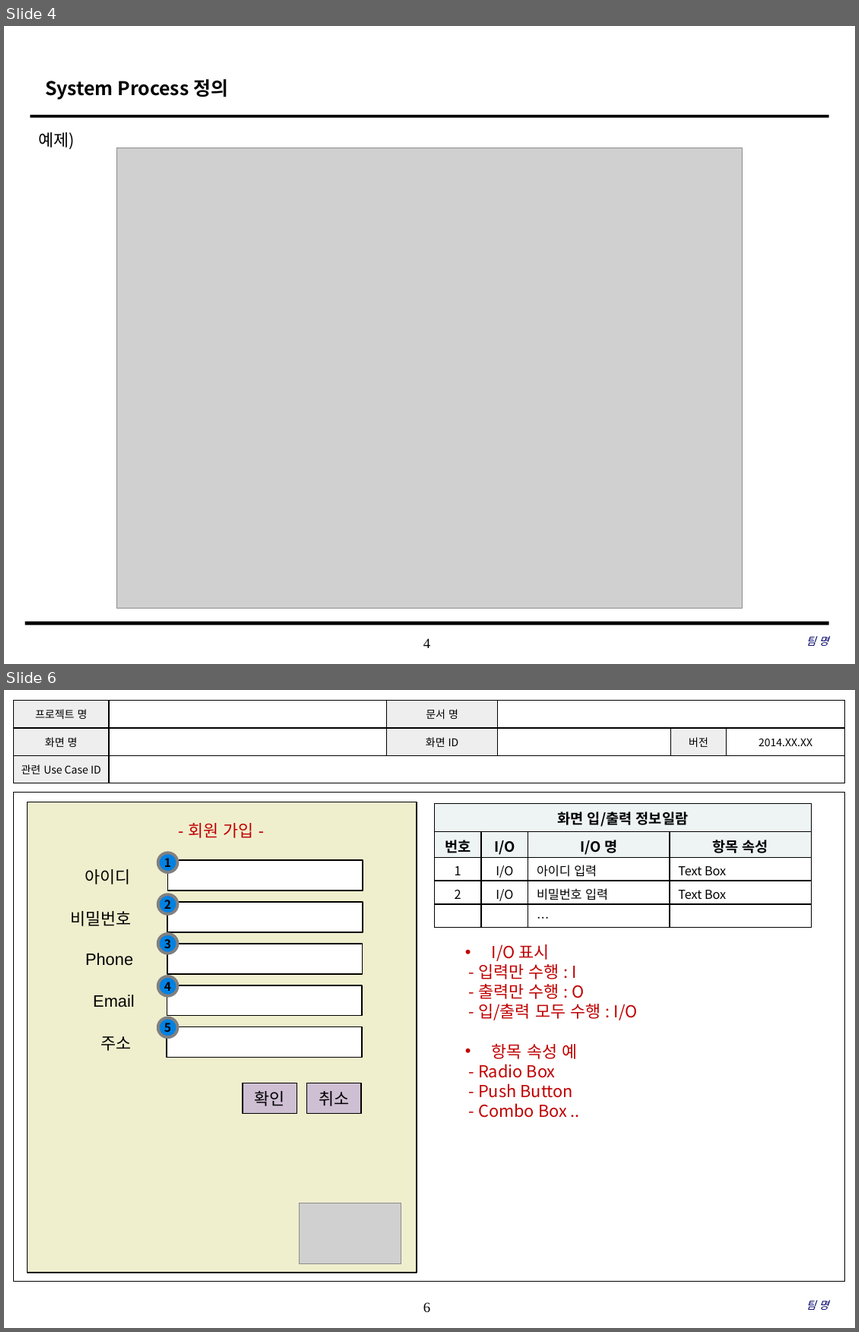
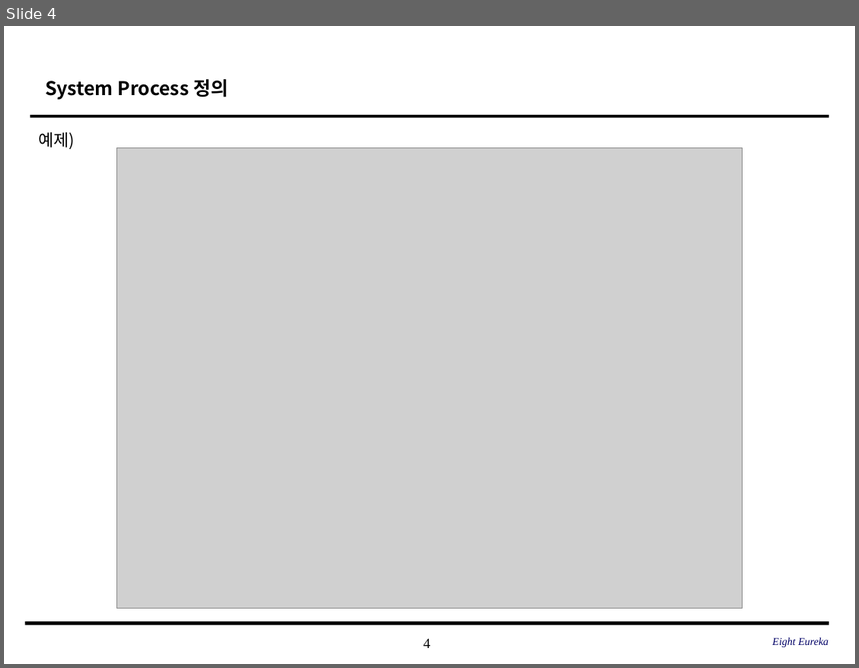
Before and after one commit to SE-admin/8, a slide deck: doc/3_ 설계서/UI Design Template.pptx. Shown one above the other, each under a label of ours: slides 4 and 6 before the commit, slide 4 after it; the slides between them are not shown. The pictures are 859x1332 and 859x668 pixels, drawn with LibreOffice and Linux fonts; fonts in the diff are those of the drawing; grey boxes stand for pictures; background and template pictures are left out. Boxes give left, top, right and bottom in pixels: in the first picture for what was removed or moved away, otherwise in the second. Text is boxed around its words. In the diff, an @@ line names an element or a change of style, - is before the commit and + after.

```diff
--- a/doc/3_ 설계서/UI Design Template.pptx
+++ b/doc/3_ 설계서/UI Design Template.pptx
@@ slide 6 removed at <box>4,690,855,1328</box>, background #FFFFFF; not listed: 1 template element that a slide beside it also shows @@
@@ table removed at <box>13,700,844,783</box>, 3 rows, 6 columns @@
-프로젝트 명 |  | 문서 명 |  |  | 
-화면 명 |  | 화면 ID |  | 버전 | 2014.XX.XX
-관련 Use Case ID |  |  |  |  | 
@@ rectangle removed at <box>13,792,845,1281</box> @@
@@ table removed at <box>435,804,811,927</box>, 5 rows, 4 columns @@
-화면 입/출력 정보일람 |  |  | 
-번호 | I/O | I/O 명 | 항목 속성
-1 | I/O | 아이디 입력 | Text Box
-2 | I/O | 비밀번호 입력 | Text Box
- |  | … | 
@@ ellipse removed at <box>158,853,177,872</box> @@
-1
@@ ellipse removed at <box>158,894,177,914</box> @@
-2
@@ ellipse removed at <box>158,934,177,954</box> @@
-3
@@ text removed at <box>478,945,638,1118</box> @@
-• I/O 표시
-- 입력만 수행 : I
-- 출력만 수행 : O
-- 입/출력 모두 수행 : I/O
-• 항목 속성 예
-- Radio Box
-- Push Button
-- Combo Box ..
@@ ellipse removed at <box>158,977,177,996</box> @@
-4
@@ ellipse removed at <box>158,1018,177,1037</box> @@
-5
@@ group removed at <box>27,802,417,1273</box>: 8 rectangles, 6 texts, 1 picture @@
-확인
-- 회원 가입 -
-아이디
-비밀번호
-Phone
-Email
-주소
-취소
@@ text removed at <box>807,1301,829,1310</box> @@
-팀 명
@@ slide 4 changed as well @@
@@ text at <box>772,638,829,648</box>: text changed @@
-팀 명
+Eight Eureka
```
Also in this commit, not shown: 4 other slides changed, 7 slides added.
